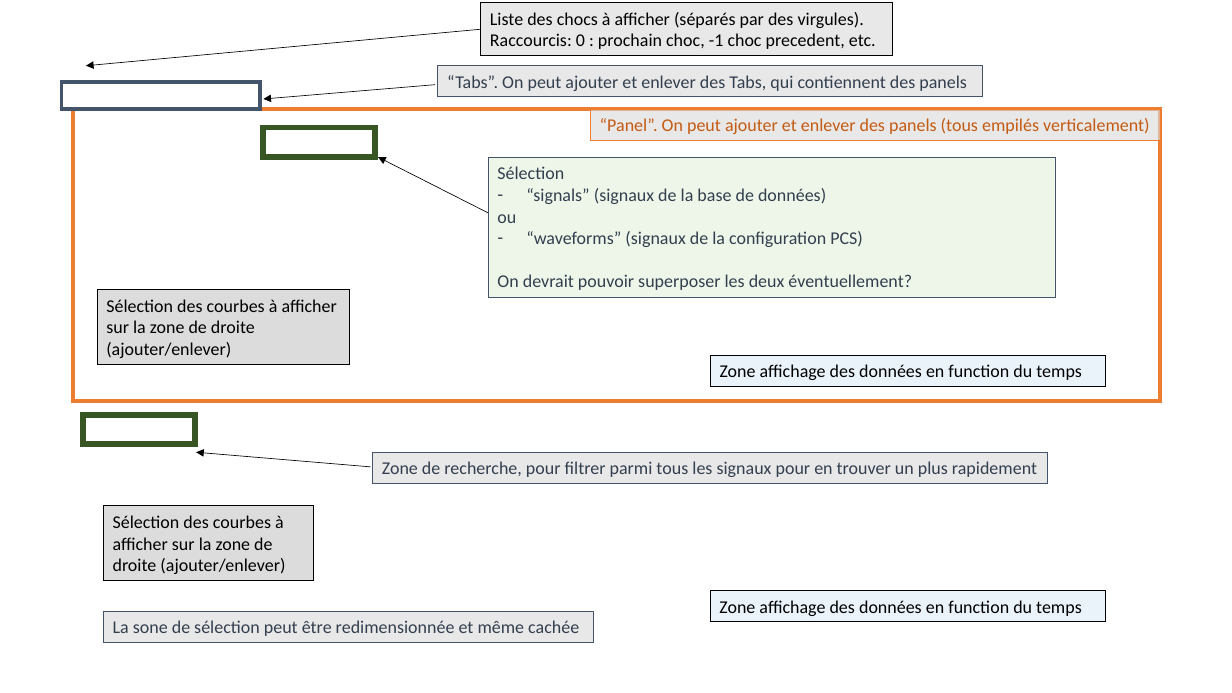
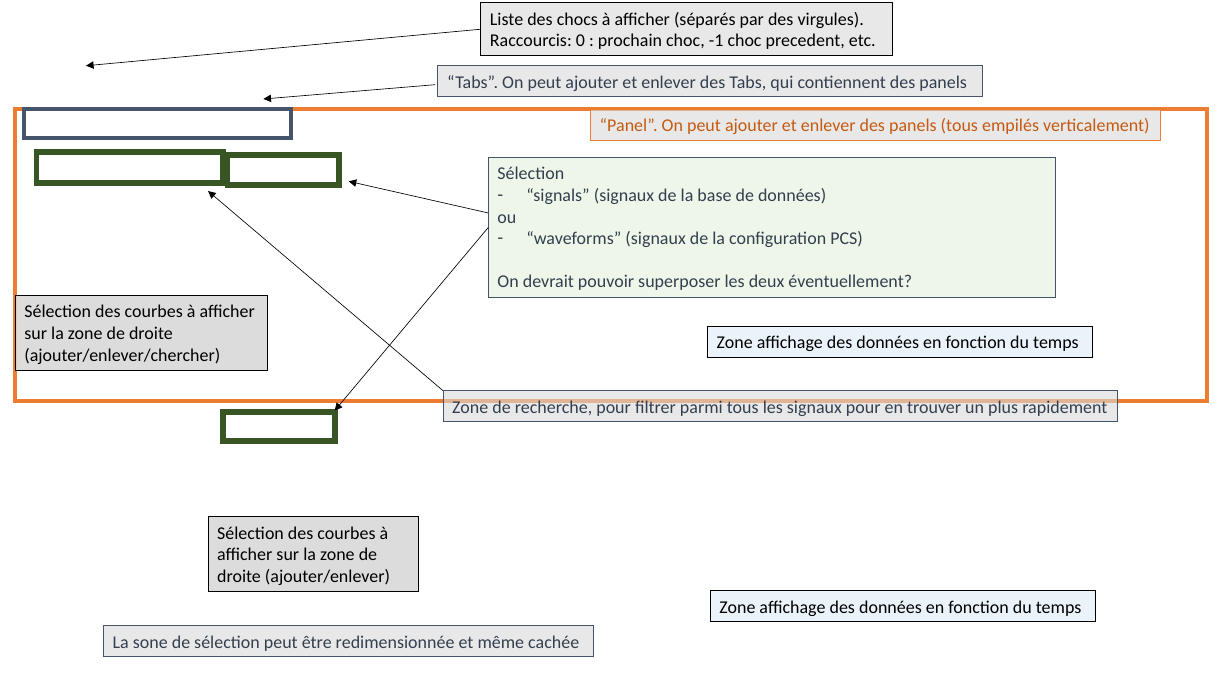
Before and after one commit to jhillairet/PPAT, a slide deck: slide 3 of doc/PPPAT_ControlRoom.pptx (slide 2 before the commit). Drawn at 1232x693 pixels with LibreOffice and Linux fonts; fonts in the diff are those of the drawing; background and template pictures are left out. Boxes give left, top, right and bottom in pixels: in the first picture for what was removed or moved away, otherwise in the second. Text is boxed around its words. In the diff, an @@ line names an element or a change of style, - is before the commit and + after.

```diff
--- a/doc/PPPAT_ControlRoom.pptx
+++ b/doc/PPPAT_ControlRoom.pptx
@@ rectangle: place and size @@
-rectangle at [73, 109, 1160, 401]
+rectangle at [16, 109, 1208, 401]
@@ rectangle: place and size @@
-rectangle at [62, 82, 261, 109]
+rectangle at [24, 109, 291, 139]
@@ rectangle: place and size @@
-rectangle at [83, 415, 195, 445]
+rectangle at [37, 152, 223, 183]
@@ rectangle: place and size @@
-rectangle at [263, 128, 375, 157]
+rectangle at [227, 155, 339, 185]
@@ arrow moved from (371, 467) - (196, 452) to (444, 391) - (208, 191) @@
@@ arrow moved from (489, 213) - (378, 157) to (489, 213) - (348, 181) @@
@@ arrow added from (489, 227) to (335, 410), #000000 0.5 pt @@
@@ rectangle "Sélection des courbes à afficher ...": place and size @@
-rectangle "Sélection des courbes à afficher ..." at [97, 290, 349, 365]
+rectangle "Sélection des courbes à afficher ..." at [16, 296, 268, 371]
@@ text in rectangle at [24, 304, 255, 364]: text changed @@
-Sélection des courbes à afficher sur la zone de droite (ajouter/enlever)
+Sélection des courbes à afficher sur la zone de droite (ajouter/enlever/chercher)
@@ rectangle "Zone affichage des données en ...": place and size @@
-rectangle "Zone affichage des données en ..." at [711, 356, 1105, 387]
+rectangle "Zone affichage des données en ..." at [708, 326, 1093, 358]
@@ text in rectangle at [717, 335, 1079, 351]: text changed @@
-Zone affichage des données en function du temps
+Zone affichage des données en fonction du temps
@@ rectangle added at [223, 412, 335, 442], outline #385723 4.5 pt @@
@@ rectangle "Zone de recherche, pour filtrer ...": place and size @@
-rectangle "Zone de recherche, pour filtrer ..." at [372, 452, 1047, 483]
+rectangle "Zone de recherche, pour filtrer ..." at [444, 391, 1118, 422]
@@ rectangle "Sélection des courbes à afficher ...": place and size @@
-rectangle "Sélection des courbes à afficher ..." at [104, 506, 314, 581]
+rectangle "Sélection des courbes à afficher ..." at [208, 517, 419, 592]
@@ rectangle "Zone affichage des données en ...": place and size @@
-rectangle "Zone affichage des données en ..." at [711, 592, 1105, 623]
+rectangle "Zone affichage des données en ..." at [711, 592, 1096, 623]
@@ rectangle "La sone de sélection peut ...": place and size @@
-rectangle "La sone de sélection peut ..." at [104, 611, 594, 642]
+rectangle "La sone de sélection peut ..." at [104, 626, 594, 657]
@@ text in rectangle at [719, 600, 1082, 616]: text changed @@
-Zone affichage des données en function du temps
+Zone affichage des données en fonction du temps
```
Also in this commit, not shown: 1 other slide changed, 1 slide added, 1 slide removed.
